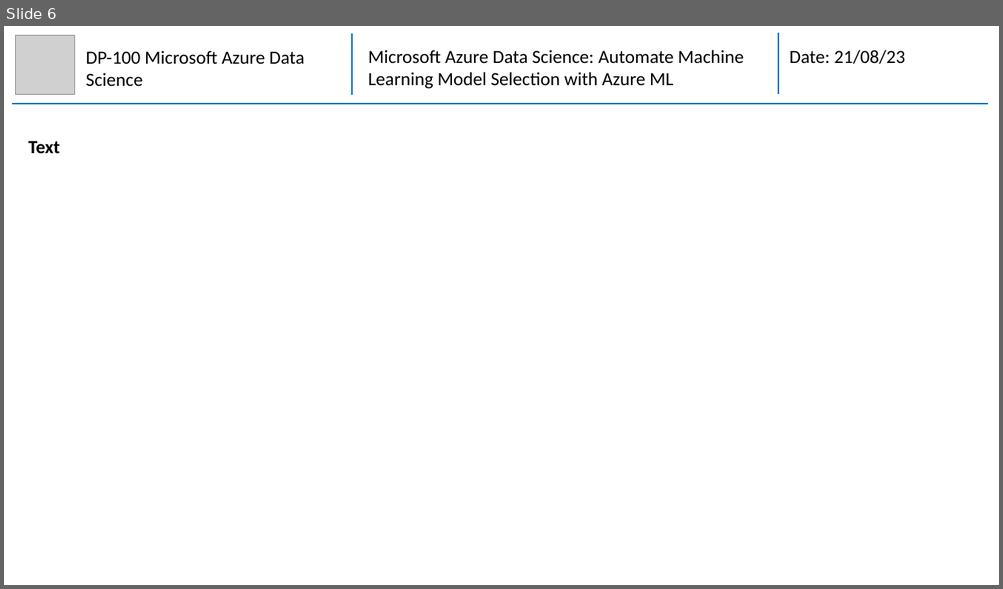
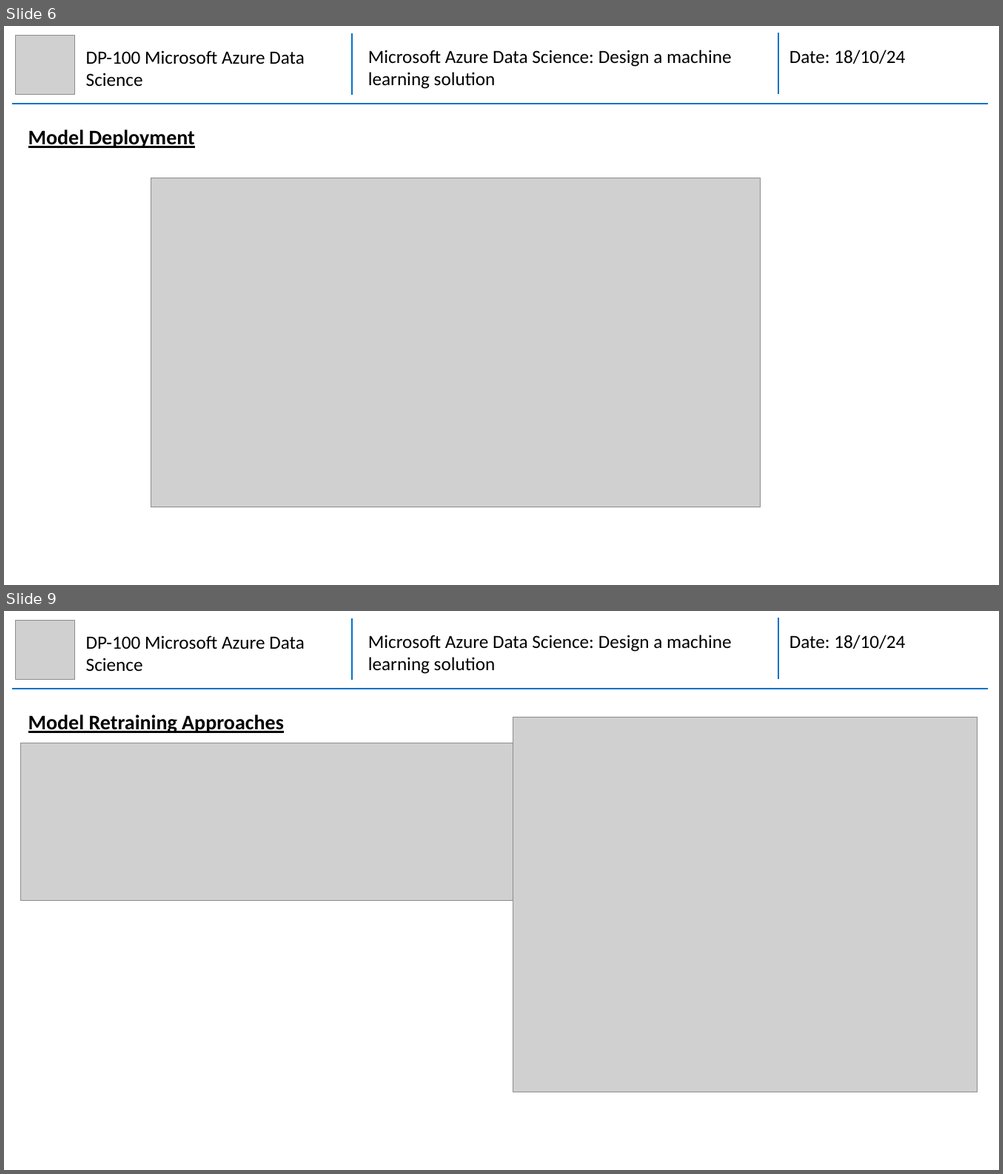
Before and after one commit to mhaythornthwaite/Testing_ML_Algorithms, a slide deck: Azure_DP-100_Data_Science/MJH_DP-100_Azure_DS_Notes.pptx. Shown one above the other, each under a label of ours: slide 6 before the commit, slides 6 and 9 after it; the slides between them are not shown. The pictures are 1003x589 and 1003x1174 pixels, drawn with LibreOffice and Linux fonts; fonts in the diff are those of the drawing; grey boxes stand for pictures. Boxes give left, top, right and bottom in pixels: in the first picture for what was removed or moved away, otherwise in the second. Text is boxed around its words. In the diff, an @@ line names an element or a change of style, - is before the commit and + after.

Commit message:
Azure DP100 Section 1

```diff
--- a/Azure_DP-100_Data_Science/MJH_DP-100_Azure_DS_Notes.pptx
+++ b/Azure_DP-100_Data_Science/MJH_DP-100_Azure_DS_Notes.pptx
@@ slide 9 added at box(4, 611, 999, 1170), background #FFFFFF @@
@@ picture added at box(16, 620, 75, 679) @@
@@ group added at box(12, 618, 987, 689): 3 lines, 2 texts @@
+Microsoft Azure Data Science: Design a machine learning solution
+Date: 18/10/24
@@ text added at box(86, 635, 304, 671), 18 pt, text #000000 @@
+DP-100 Microsoft Azure Data Science
@@ text added at box(28, 715, 284, 733), 20 pt, text #000000, bold, underline @@
+Model Retraining Approaches
@@ picture added at box(513, 718, 977, 1093) @@
@@ picture added at box(20, 743, 527, 900) @@
@@ slide 6 changed as well @@
@@ text at box(368, 50, 731, 89): text changed @@
-Microsoft Azure Data Science: Automate Machine Learning Model Selection with Azure ML
+Microsoft Azure Data Science: Design a machine learning solution
@@ text at box(789, 50, 905, 64): text changed @@
-Date: 21/08/23
+Date: 18/10/24
@@ text at box(28, 130, 195, 148): text changed; size 18 to 20 pt @@
-Text
+Model Deployment
@@ picture added at box(151, 178, 760, 507) @@
```
Also in this commit, not shown: 11 other slides changed, 7 other slides added.
